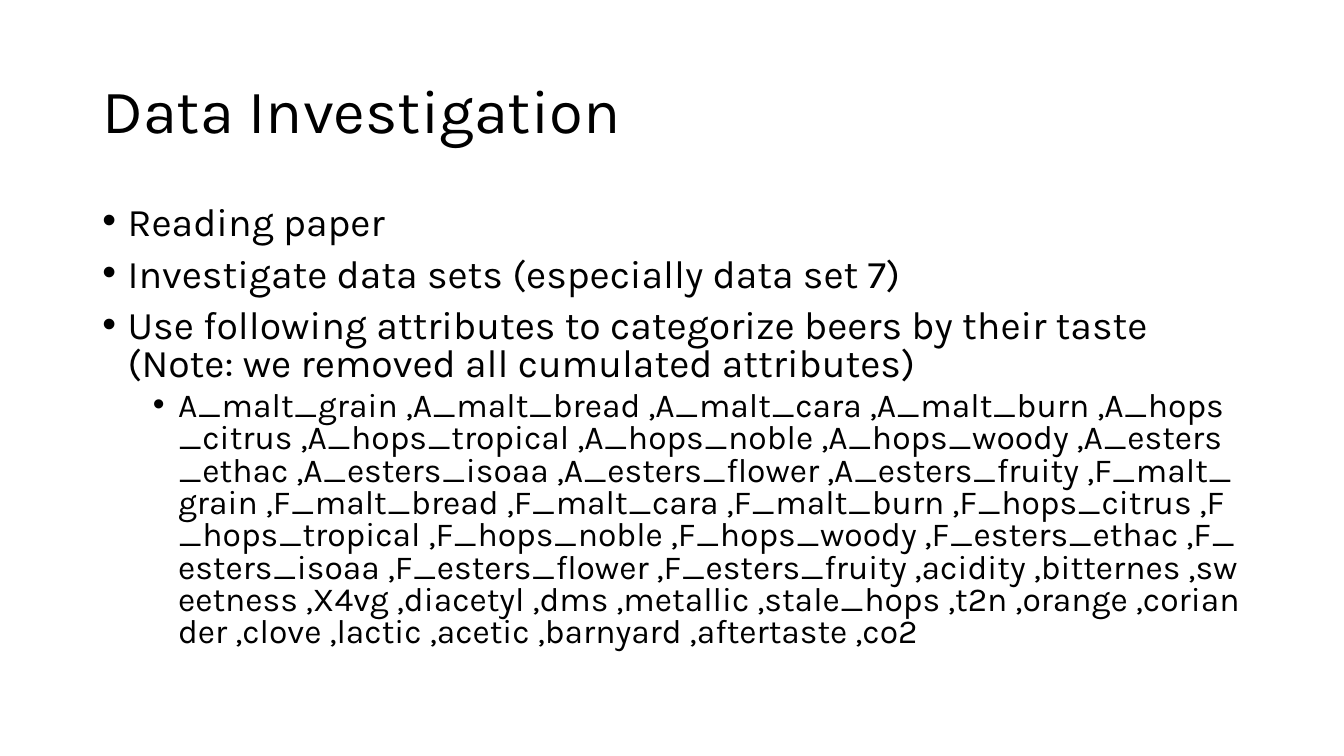
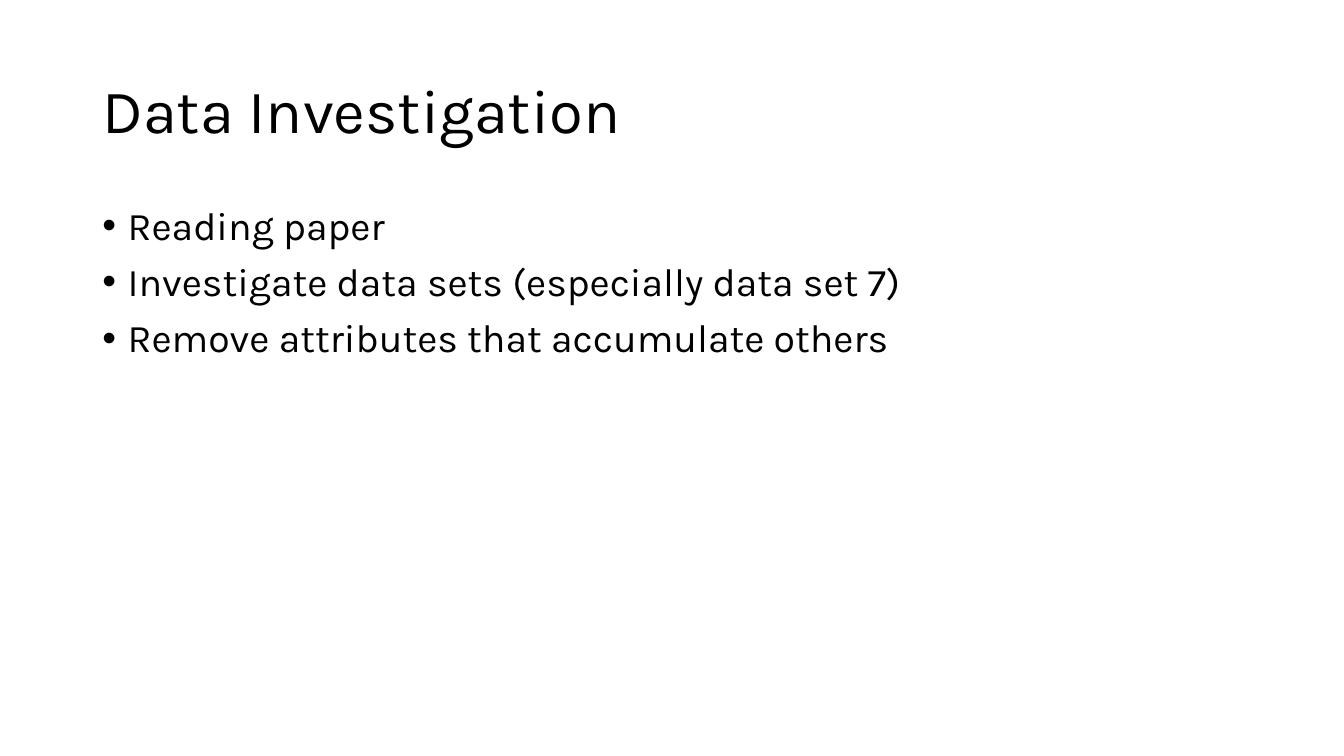
Before and after one commit to XaverB/dmml-beer, a slide deck: slide 4 of presentation/Beer.pptx. Drawn at 1344x756 pixels with LibreOffice and Linux fonts; fonts in the diff are those of the drawing. Boxes give left, top, right and bottom in pixels: in the first picture for what was removed or moved away, otherwise in the second. Text is boxed around its words. In the diff, an @@ line names an element or a change of style, - is before the commit and + after.

```diff
--- a/presentation/Beer.pptx
+++ b/presentation/Beer.pptx
@@ text at (128,213,900,306): line spacing 0.8 to 0.9 @@
@@ text at (128,325,889,353): text changed; size 24 to 28 pt @@
-• Use following attributes to categorize beers by their taste (Note: we removed all cumulated attributes)
-  • A_malt_grain ,A_malt_bread ,A_malt_cara ,A_malt_burn ,A_hops_citrus ,A_hops_tropical ,A_hops_noble ,A_hops_woody ,A_esters_ethac ,A_esters_isoaa ,A_esters_flower ,A_esters_fruity ,F_malt_grain ,F_malt_bread ,F_malt_cara ,F_malt_burn ,F_hops_citrus ,F_hops_tropical ,F_hops_noble ,F_hops_woody ,F_esters_ethac ,F_esters_isoaa ,F_esters_flower ,F_esters_fruity ,acidity ,bitternes ,sweetness ,X4vg ,diacetyl ,dms ,metallic ,stale_hops ,t2n ,orange ,coriander ,clove ,lactic ,acetic ,barnyard ,aftertaste ,co2
+• Remove attributes that accumulate others
```
Also in this commit, not shown: 7 other slides changed.
